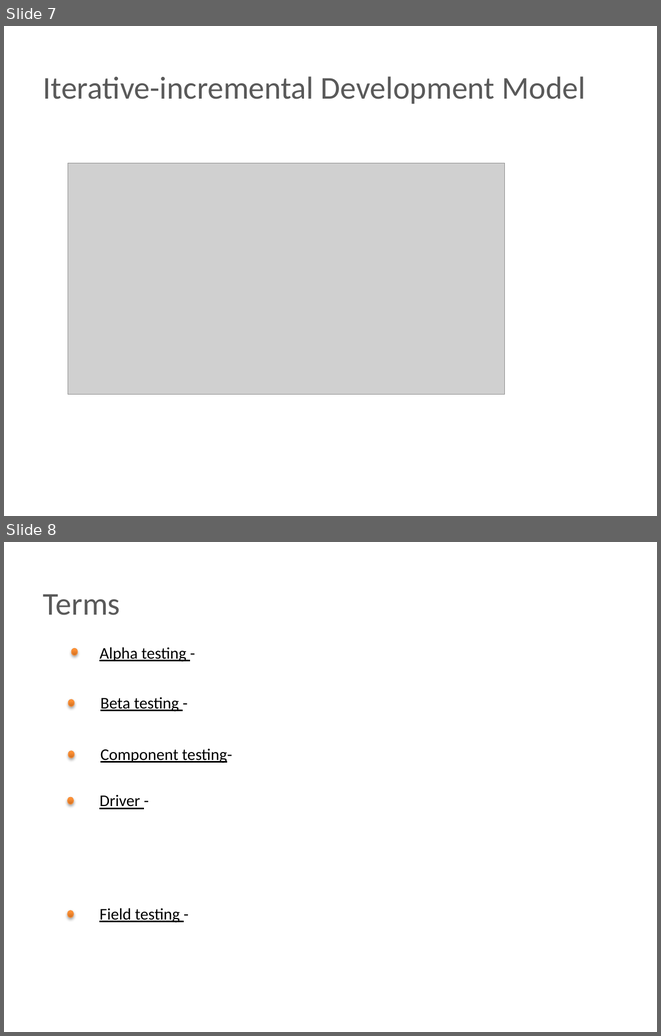
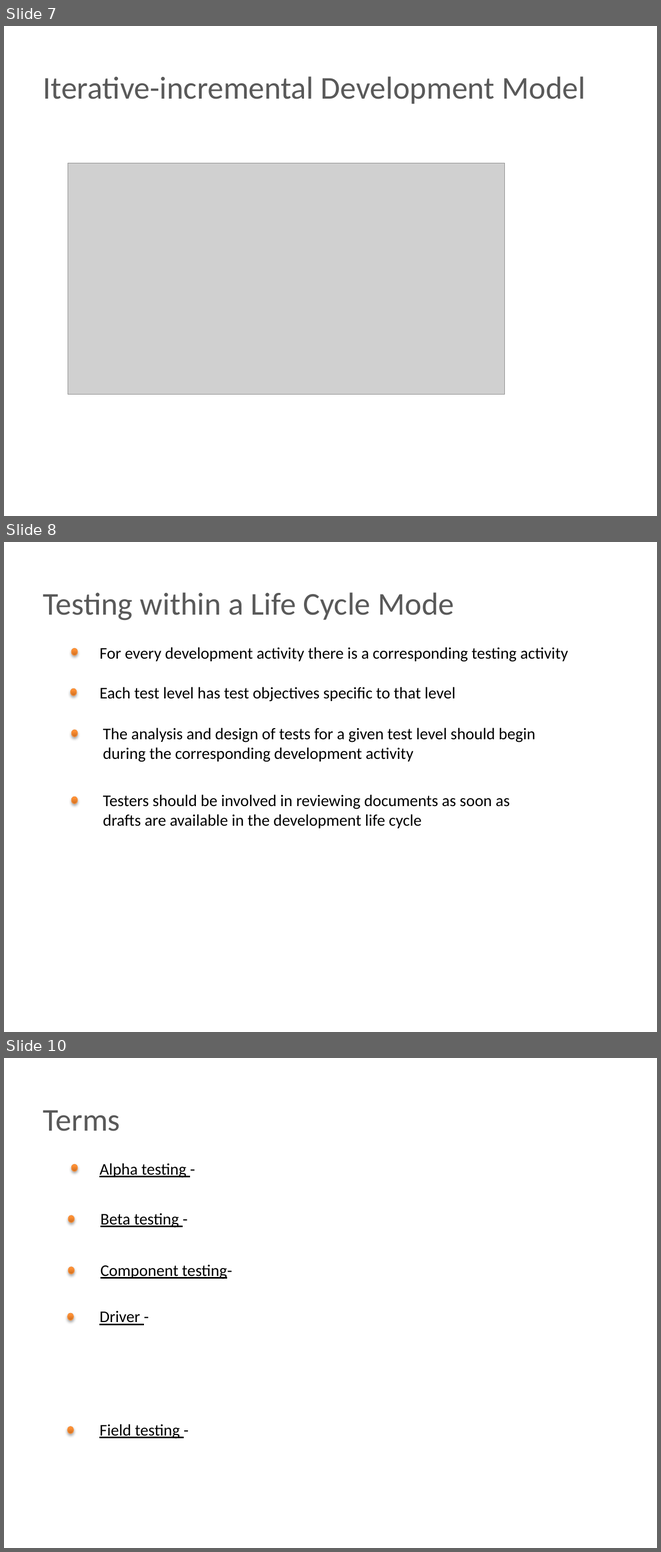
Before and after one commit to BigRacer/swtesting, a slide deck: inna/Занятие 2.pptx. Shown one above the other, each under a label of ours: slides 7 and 8 before the commit, slides 7, 8 and 10 after it; the slides between them are not shown. The pictures are 661x1036 and 661x1552 pixels, drawn with LibreOffice and Linux fonts; fonts in the diff are those of the drawing; grey boxes stand for pictures; background and template pictures are left out. Boxes give left, top, right and bottom in pixels: in the first picture for what was removed or moved away, otherwise in the second. Text is boxed around its words. In the diff, an @@ line names an element or a change of style, - is before the commit and + after.

```diff
--- a/inna/Занятие 2.pptx
+++ b/inna/Занятие 2.pptx
@@ slide 8 added at (x1=4, y1=542, x2=657, y2=1032), background picture (left out) @@
@@ text added at (x1=43, y1=592, x2=454, y2=620), 35 pt, text #595959 @@
+Testing within a Life Cycle Mode
@@ ellipse added at (x1=71, y1=649, x2=77, y2=655), fill gradient #CC6E20 to #FF9034 to #FF9136, outline #F69240 0.75 pt @@
@@ text added at (x1=99, y1=647, x2=568, y2=662), 18 pt, text #000000 @@
+For every development activity there is a corresponding testing activity
@@ ellipse added at (x1=71, y1=688, x2=77, y2=696), fill gradient #CC6E20 to #FF9034 to #FF9136, outline #F69240 0.75 pt @@
@@ text added at (x1=99, y1=687, x2=456, y2=702), 18 pt, text #000000 @@
+Each test level has test objectives specific to that level
@@ ellipse added at (x1=71, y1=730, x2=77, y2=737), fill gradient #CC6E20 to #FF9034 to #FF9136, outline #F69240 0.75 pt @@
@@ text added at (x1=103, y1=728, x2=535, y2=762), 18 pt, text #000000 @@
+The analysis and design of tests for a given test level should begin during the corresponding development activity
@@ text added at (x1=103, y1=794, x2=510, y2=828), 18 pt, text #000000 @@
+Testers should be involved in reviewing documents as soon as drafts are available in the development life cycle
@@ ellipse added at (x1=71, y1=796, x2=77, y2=804), fill gradient #CC6E20 to #FF9034 to #FF9136, outline #F69240 0.75 pt @@
@@ what was slide 8 is now slide 10 @@
```
Also in this commit, not shown: 3 slides changed, 1 other slide added, 1 other file.
